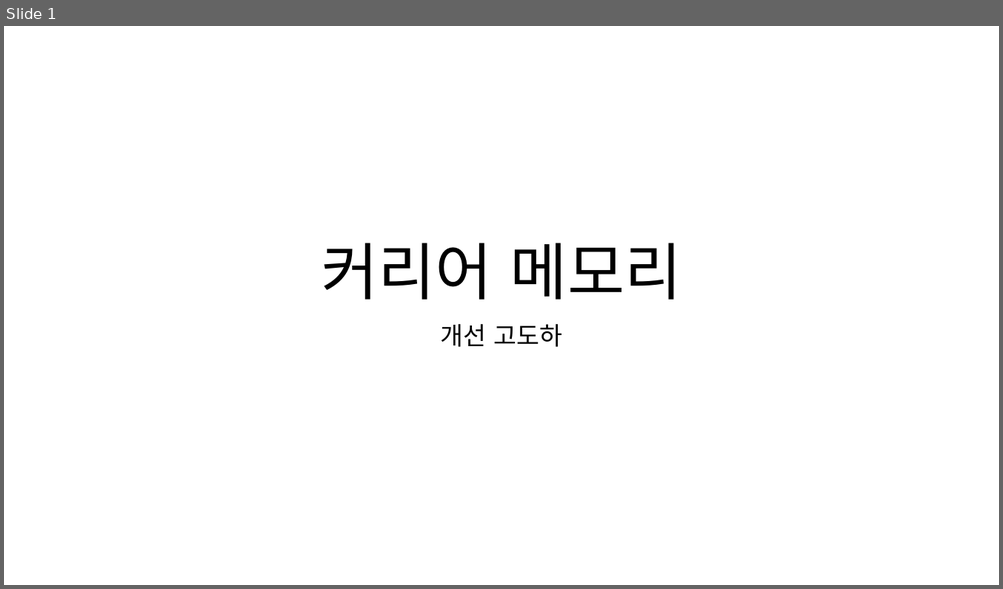
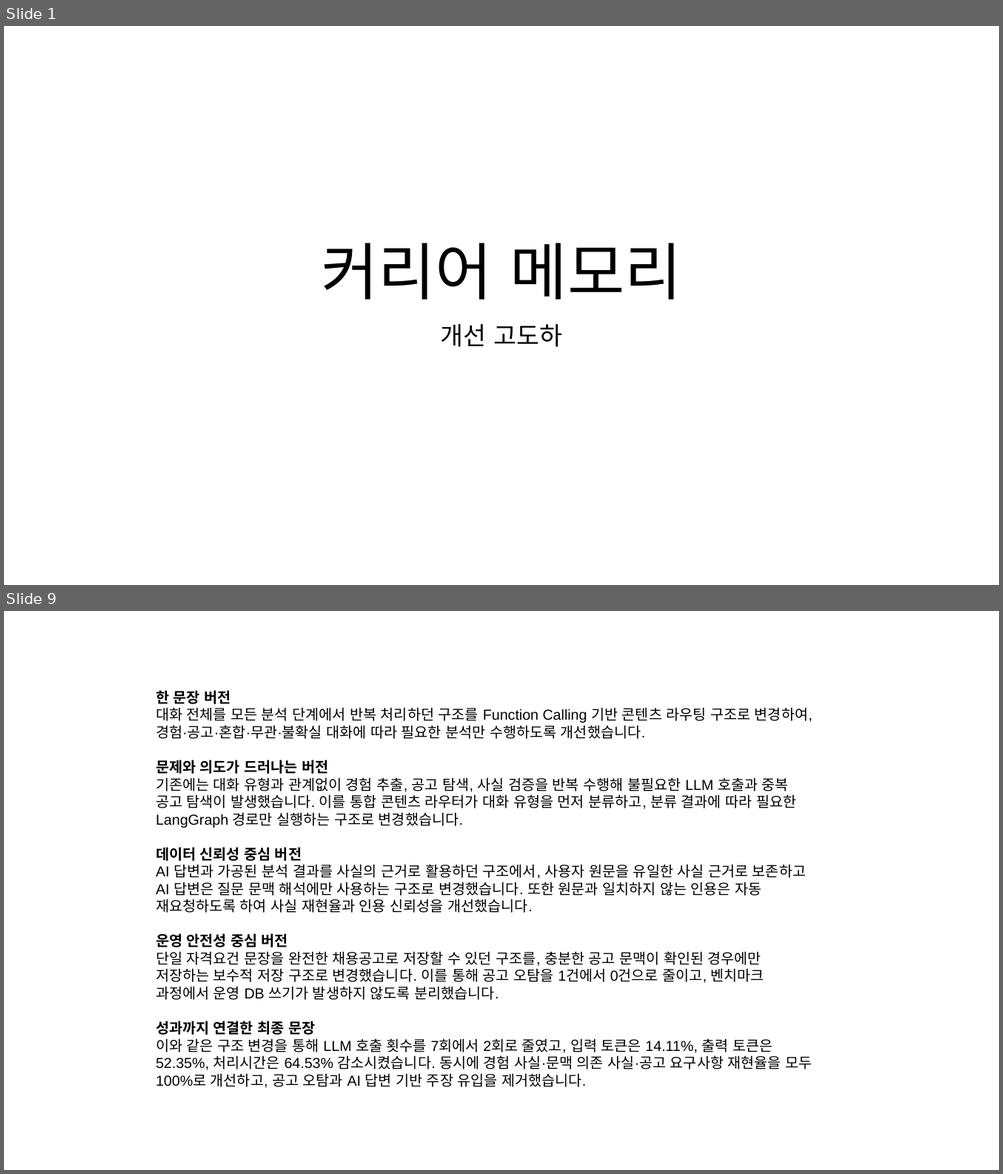
Before and after one commit to hamhj7694/CareerMemory_langchain_rag, a slide deck: 포트폴리오 및 기타 raw 자료/커리어 메모리 개선 및 고도화.pptx. Shown one above the other, each under a label of ours: slide 1 before the commit, slides 1 and 9 after it; the slides between them are not shown. The pictures are 1003x589 and 1003x1174 pixels, drawn with LibreOffice and Linux fonts; fonts in the diff are those of the drawing. Boxes give left, top, right and bottom in pixels: in the first picture for what was removed or moved away, otherwise in the second. Text is boxed around its words. In the diff, an @@ line names an element or a change of style, - is before the commit and + after.

Commit message:
feat: 기술·수치 정규화와 원문 근거 기반 매칭 강화
- 기술 별칭, 관련 기술, 미등록 기술을 구분해 원문과 함께 보존
- 정량 지표를 원문에서 추출하고 결정론적으로 검증
- 임베딩은 후보 검색에만 사용하고 명시적 조건으로 최종 판정
- 경험·공고 스키마와 DB에 구조화 필드 추가
- 안전한 백필 도구와 정답 세트 평가 지표 추가
- 회귀 테스트 및 성능 벤치마크 갱신

```diff
--- a/포트폴리오 및 기타 raw 자료/커리어 메모리 개선 및 고도화.pptx
+++ b/포트폴리오 및 기타 raw 자료/커리어 메모리 개선 및 고도화.pptx
@@ slide 9 added at box(4, 611, 999, 1170), background #FFFFFF @@
@@ text added at box(156, 690, 812, 1088), 14 pt, text #000000 @@
+한 문장 버전
+대화 전체를 모든 분석 단계에서 반복 처리하던 구조를 Function Calling 기반 콘텐츠 라우팅 구조로 변경하여, 경험·공고·혼합·무관·불확실 대화에 따라 필요한 분석만 수행하도록 개선했습니다.
+문제와 의도가 드러나는 버전
+기존에는 대화 유형과 관계없이 경험 추출, 공고 탐색, 사실 검증을 반복 수행해 불필요한 LLM 호출과 중복 공고 탐색이 발생했습니다. 이를 통합 콘텐츠 라우터가 대화 유형을 먼저 분류하고, 분류 결과에 따라 필요한 LangGraph 경로만 실행하는 구조로 변경했습니다.
+데이터 신뢰성 중심 버전
+AI 답변과 가공된 분석 결과를 사실의 근거로 활용하던 구조에서, 사용자 원문을 유일한 사실 근거로 보존하고 AI 답변은 질문 문맥 해석에만 사용하는 구조로 변경했습니다. 또한 원문과 일치하지 않는 인용은 자동 재요청하도록 하여 사실 재현율과 인용 신뢰성을 개선했습니다.
+운영 안전성 중심 버전
+단일 자격요건 문장을 완전한 채용공고로 저장할 수 있던 구조를, 충분한 공고 문맥이 확인된 경우에만 저장하는 보수적 저장 구조로 변경했습니다. 이를 통해 공고 오탐을 1건에서 0건으로 줄이고, 벤치마크 과정에서 운영 DB 쓰기가 발생하지 않도록 분리했습니다.
+성과까지 연결한 최종 문장
+이와 같은 구조 변경을 통해 LLM 호출 횟수를 7회에서 2회로 줄였고, 입력 토큰은 14.11%, 출력 토큰은 52.35%, 처리시간은 64.53% 감소시켰습니다. 동시에 경험 사실·문맥 의존 사실·공고 요구사항 재현율을 모두 100%로 개선하고, 공고 오탐과 AI 답변 기반 주장 유입을 제거했습니다.
```
Also in this commit, not shown: 1 slide changed, 16 other slides added, 56 other files.
